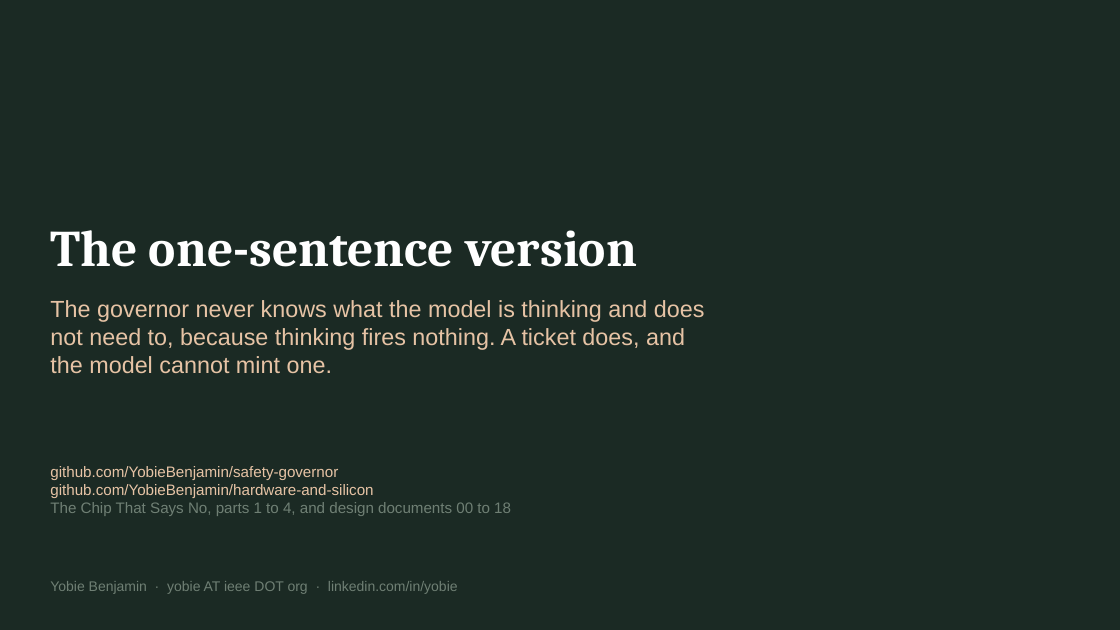
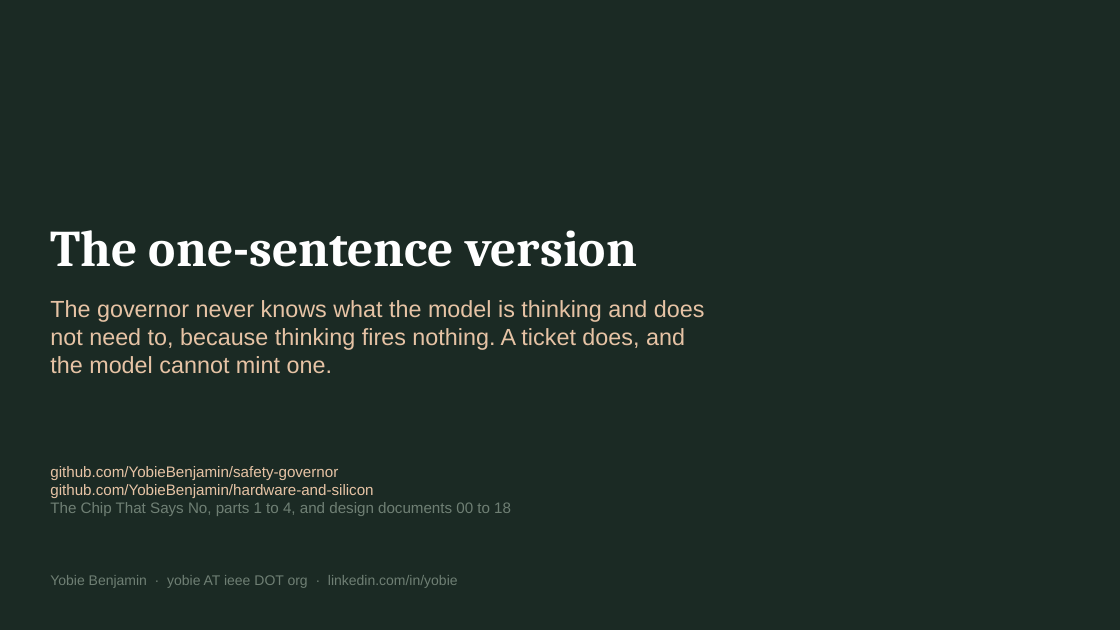
Before and after one commit to YobieBenjamin/safety-governor, a slide deck: slide 18 of docs/brief/chip-that-says-no-brief.pptx. Drawn at 1120x630 pixels with LibreOffice and Linux fonts; fonts in the diff are those of the drawing. Boxes give left, top, right and bottom in pixels: in the first picture for what was removed or moved away, otherwise in the second. Text is boxed around its words. In the diff, an @@ line names an element or a change of style, - is before the commit and + after.

```diff
--- a/docs/brief/chip-that-says-no-brief.pptx
+++ b/docs/brief/chip-that-says-no-brief.pptx
@@ text removed at [50, 581, 458, 594] @@
-Yobie Benjamin · yobie AT ieee DOT org · linkedin.com/in/yobie
@@ text added at [50, 575, 458, 588], 12 pt, text #6F7F74 @@
+Yobie Benjamin · yobie AT ieee DOT org · linkedin.com/in/yobie
```
Also in this commit, not shown: 17 other slides changed, 4 other files.
